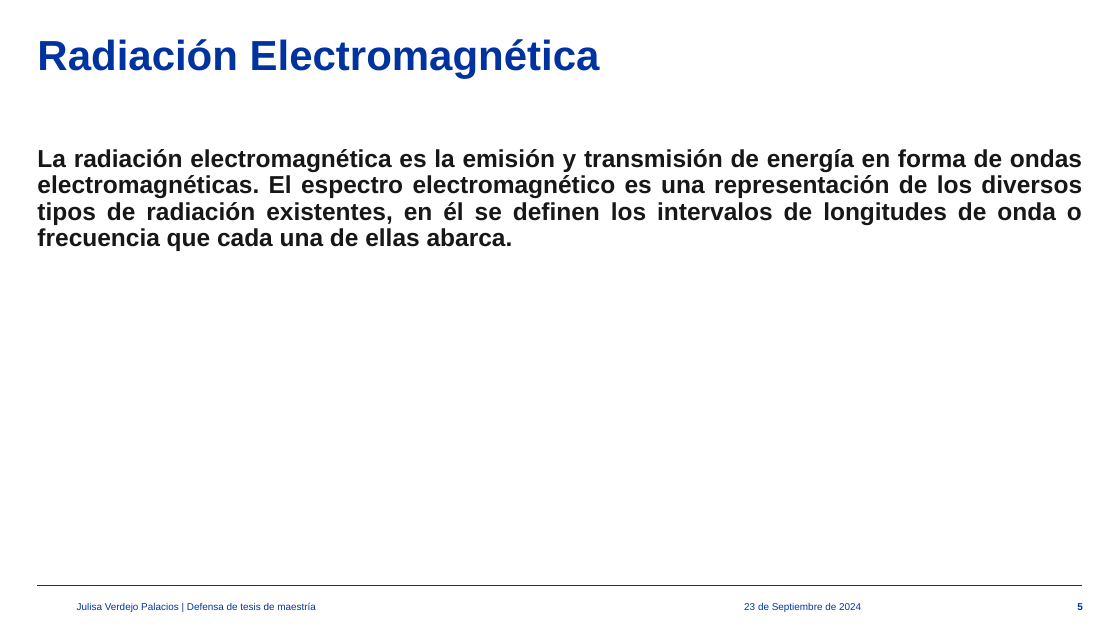
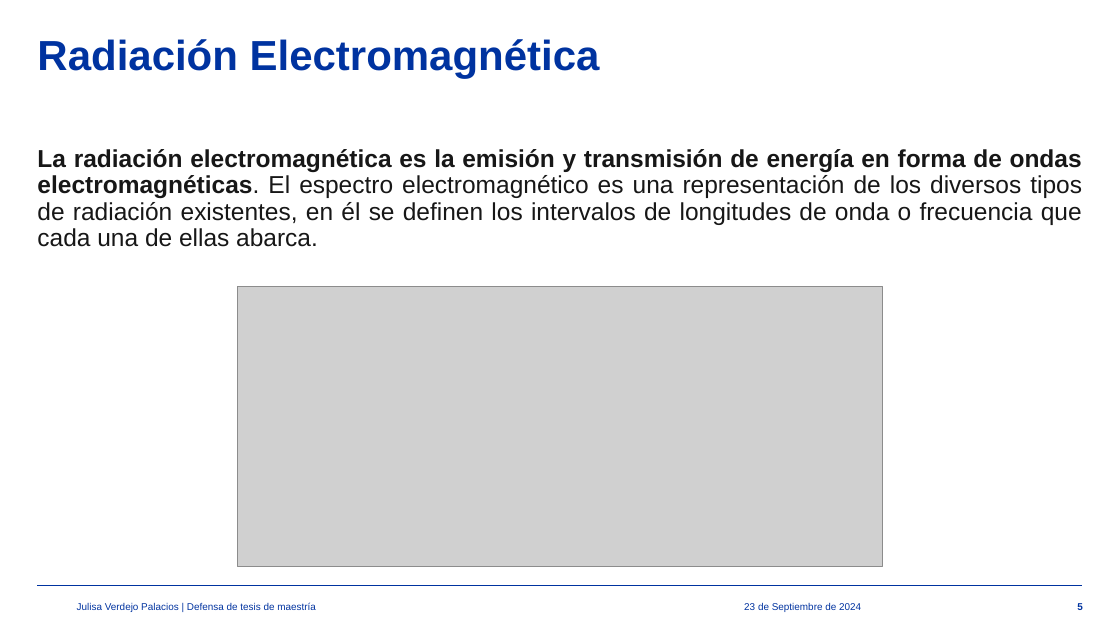
Before and after one commit to julisaverdejo/tesis_maestria, a slide deck: slide 5 of presentacion/presentacion_maestria.pptx. Drawn at 1120x630 pixels with LibreOffice and Linux fonts; fonts in the diff are those of the drawing; grey boxes stand for pictures; background and template pictures are left out. Boxes give left, top, right and bottom in pixels: in the first picture for what was removed or moved away, otherwise in the second. Text is boxed around its words. In the diff, an @@ line names an element or a change of style, - is before the commit and + after.

```diff
--- a/presentacion/presentacion_maestria.pptx
+++ b/presentacion/presentacion_maestria.pptx
@@ text "La radiación electromagnética es la ..." at (37,149,1082,247): bold off in "electromagnéticas. El espectro electromagnético es una repre ..." @@
@@ picture added at (238,287,883,566) @@
```
Also in this commit, not shown: 9 other slides changed, 8 slides added, 13 slides removed, 10 other files.
